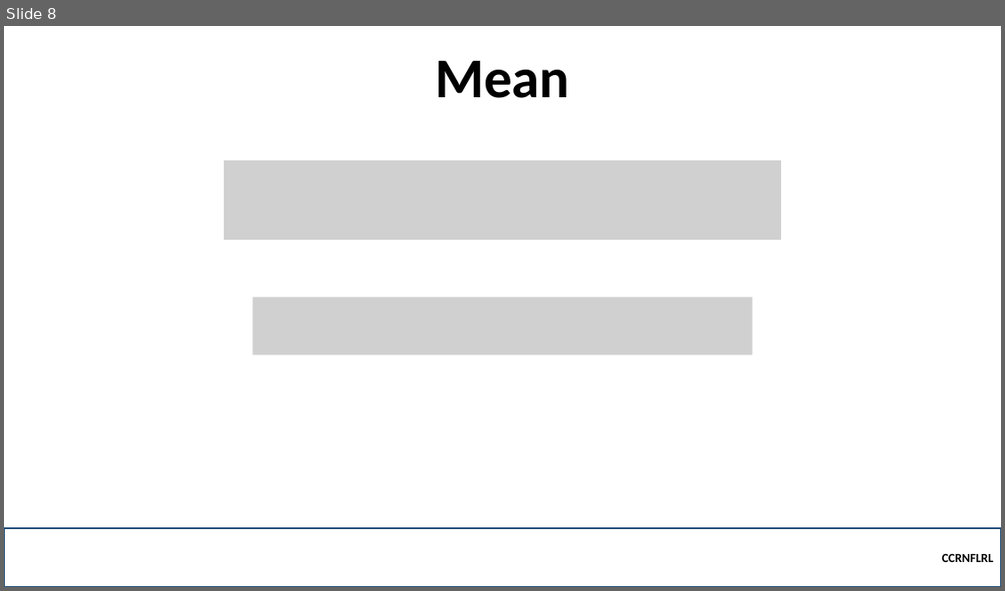
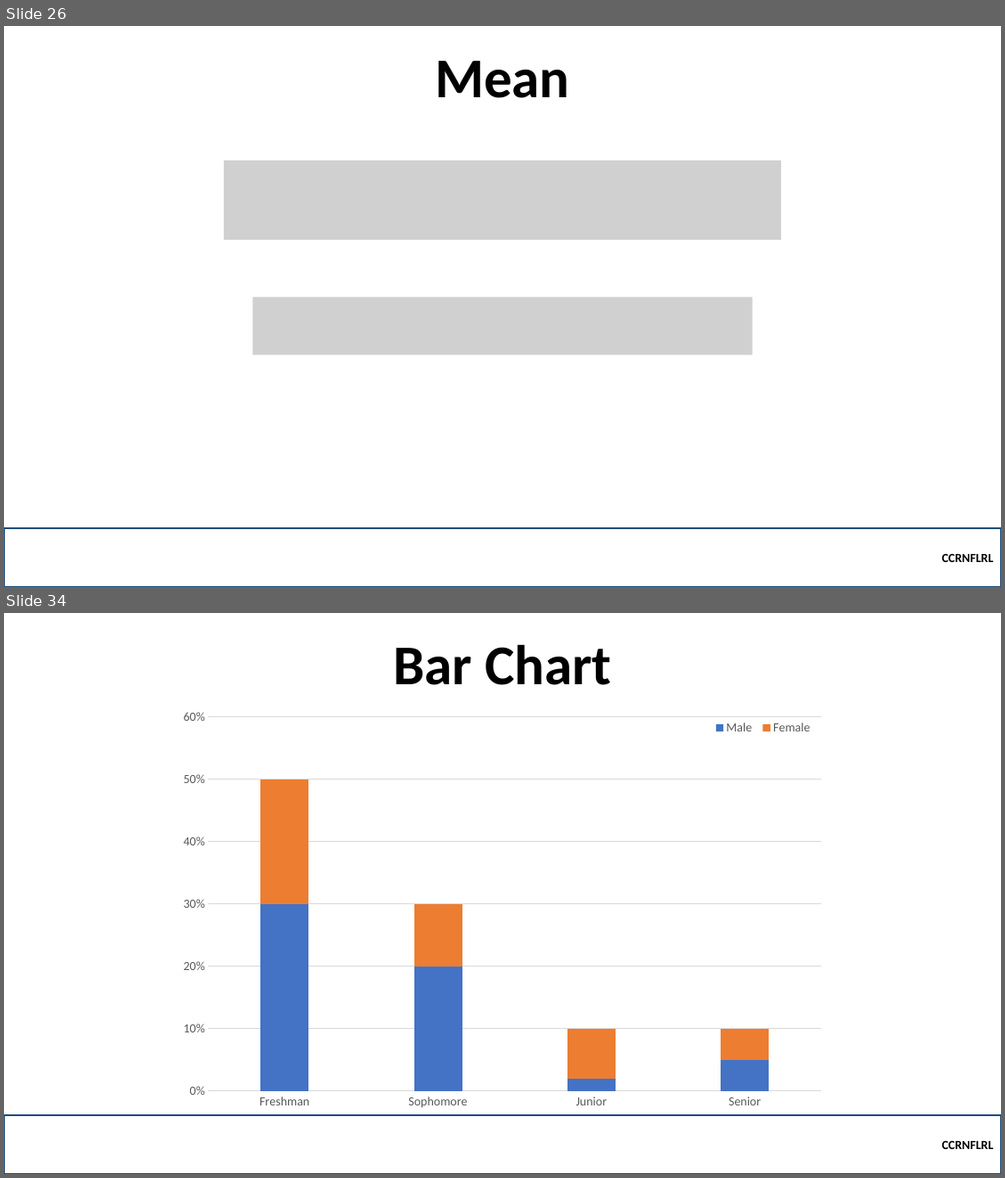
Before and after one commit to robitussin/CCRNFLRL, a slide deck: week_1/Statistics Review.pptx. Shown one above the other, each under a label of ours: slide 8 before the commit, slides 26 and 34 after it; the slides between them are not shown. The pictures are 1005x591 and 1005x1178 pixels, drawn with LibreOffice and Linux fonts; fonts in the diff are those of the drawing; grey boxes stand for pictures. Boxes give left, top, right and bottom in pixels: in the first picture for what was removed or moved away, otherwise in the second. Text is boxed around its words. In the diff, an @@ line names an element or a change of style, - is before the commit and + after.

```diff
--- a/week_1/Statistics Review.pptx
+++ b/week_1/Statistics Review.pptx
@@ slide 34 added at [4,613,1001,1174], background #FFFFFF @@
@@ title added at [393,644,611,685], 54 pt, text #000000, bold @@
+Bar Chart
@@ column stacked chart added at [170,700,834,1144] @@
+categories: Freshman, Sophomore, Junior, Senior
+Male: 0.3, 0.2, 0.02, 0.05
+Female: 0.2, 0.1, 0.08, 0.05
@@ rectangle added at [4,1115,1001,1174], outline #1F4E79 2.25 pt, 12 pt, text #000000, bold @@
+CCRNFLRL
@@ what was slide 8 is now slide 26 @@
```
Also in this commit, not shown: 8 slides changed, 24 other slides added, 2 other files.
